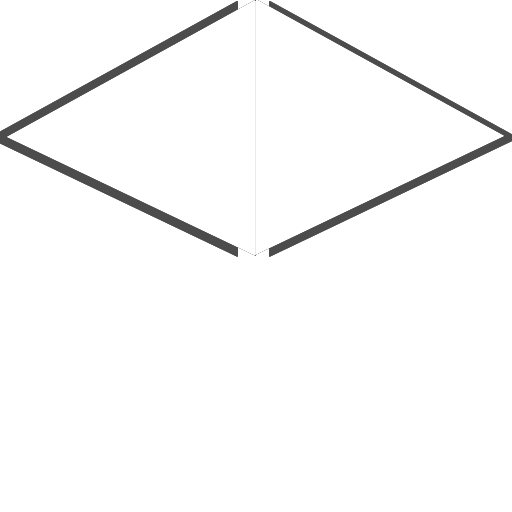
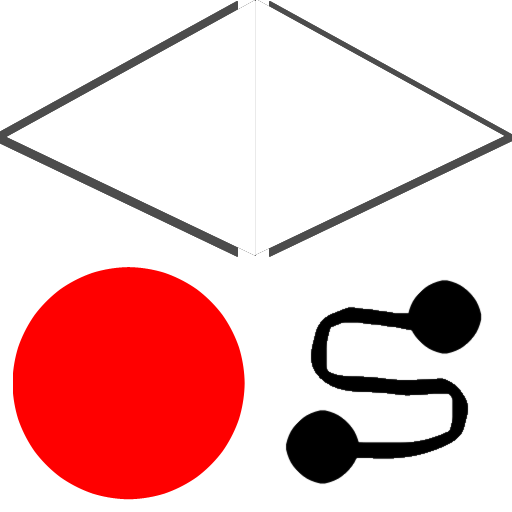
Layers edited between the first and the second 512 x 512 image:
added group "フォルダー 3" with 5 layers above "フォルダー 2" over bbox(285, 279, 482, 485)
added layer "レイヤー 8" in group "フォルダー 3" over bbox(285, 279, 482, 485)
added layer "レイヤー 7" in group "フォルダー 3" over bbox(288, 282, 480, 482)
added layer "レイヤー 6" in group "フォルダー 3" over bbox(304, 299, 476, 466)
added layer "レイヤー 5 のコピー" in group "フォルダー 3" over bbox(285, 409, 367, 485)
added layer "レイヤー 5" in group "フォルダー 3" over bbox(401, 279, 482, 355)
added group "フォルダー 2" with 2 layers above "レイヤー 2" over bbox(13, 267, 245, 500)
added layer "レイヤー 4" in group "フォルダー 2" over bbox(13, 267, 245, 500)
added layer "レイヤー 3" in group "フォルダー 2" over bbox(13, 267, 245, 500)
